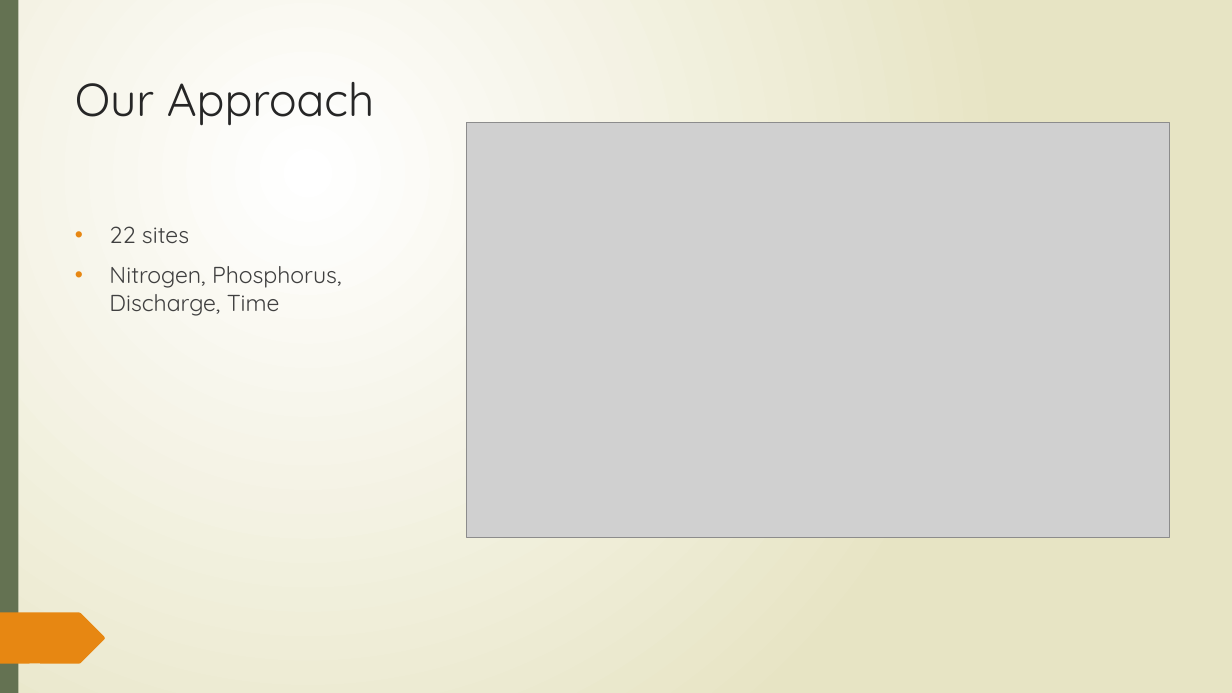
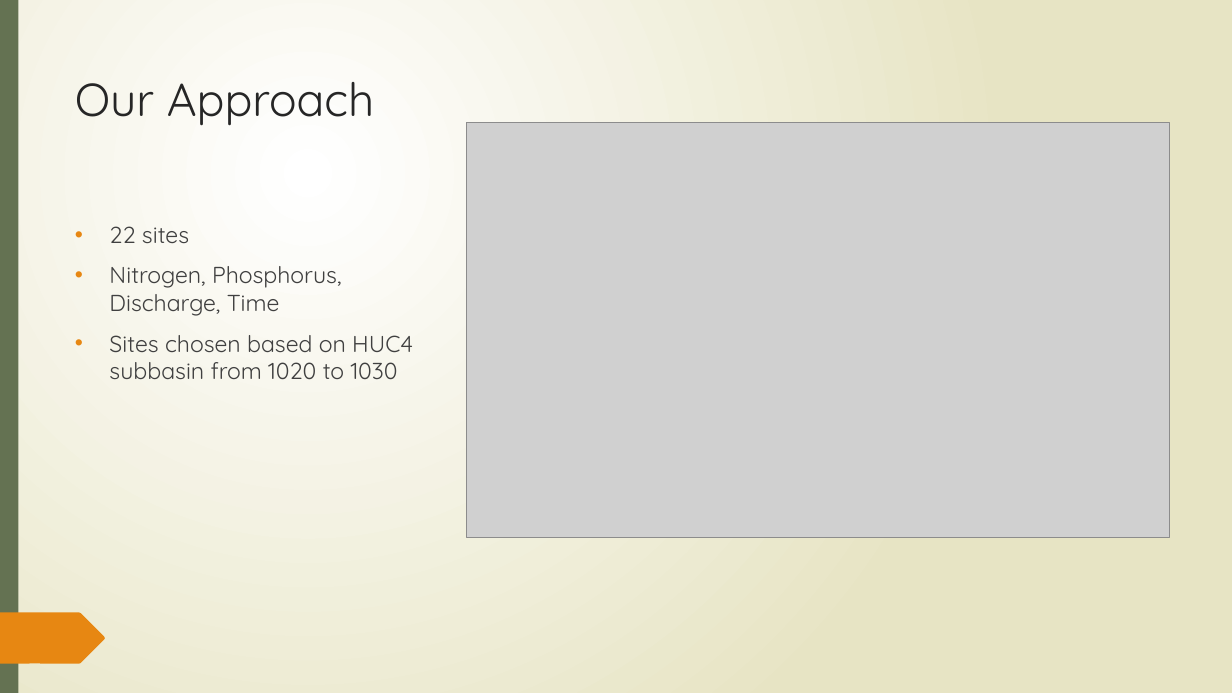
Before and after one commit to forkhala/Hydrologic_Data_Analysis_Final_Proj, a slide deck: slide 4 of TeamDocs/Examining the Hydrologic Properties of the Missouri River.pptx. Drawn at 1232x693 pixels with LibreOffice and Linux fonts; fonts in the diff are those of the drawing; grey boxes stand for pictures. Boxes give left, top, right and bottom in pixels: in the first picture for what was removed or moved away, otherwise in the second. Text is boxed around its words. In the diff, an @@ line names an element or a change of style, - is before the commit and + after.

```diff
--- a/TeamDocs/Examining the Hydrologic Properties of the Missouri River.pptx
+++ b/TeamDocs/Examining the Hydrologic Properties of the Missouri River.pptx
@@ text at (109, 335, 413, 380): paragraph added @@
+• Sites chosen based on HUC4 subbasin from 1020 to 1030
```
Also in this commit, not shown: 1 other slide changed, 2 slides added, 1 slide removed.
